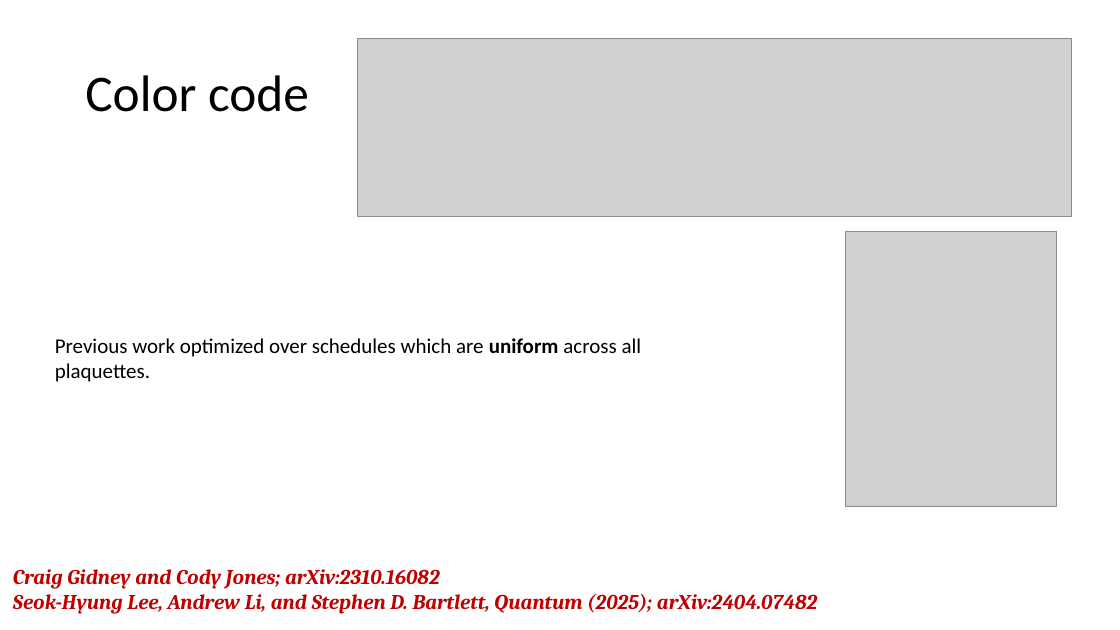
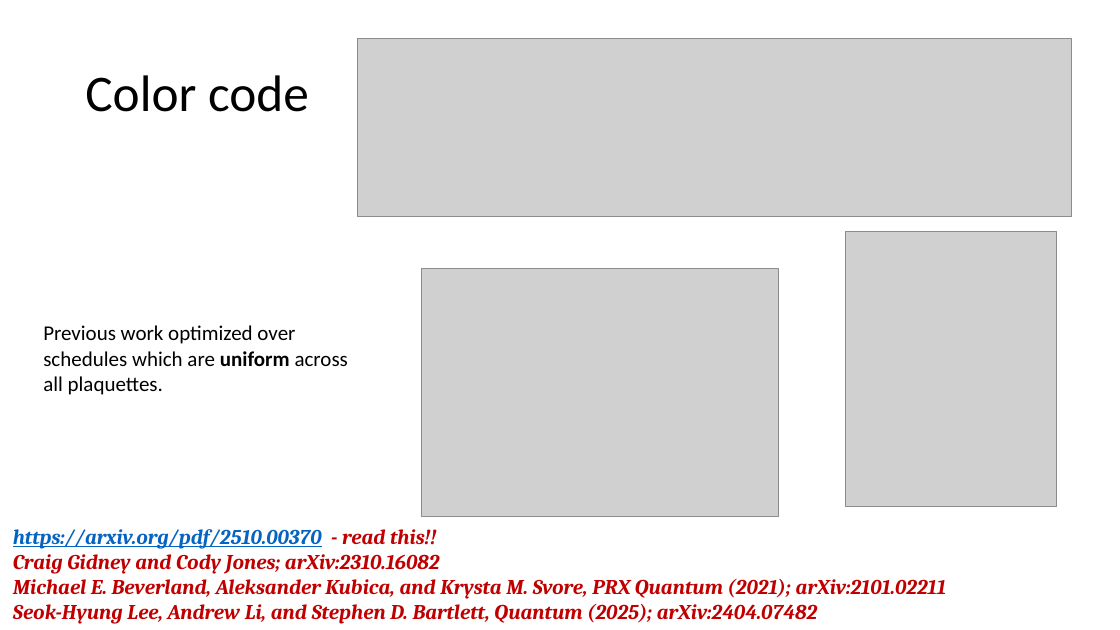
Before and after one commit to kishonyWIS/diagonal_syndrome_extraction_surface_code, a slide deck: slide 14 of Diagonal Schedule.pptx (slide 12 before the commit). Drawn at 1120x630 pixels with LibreOffice and Linux fonts; fonts in the diff are those of the drawing; grey boxes stand for pictures. Boxes give left, top, right and bottom in pixels: in the first picture for what was removed or moved away, otherwise in the second. Text is boxed around its words. In the diff, an @@ line names an element or a change of style, - is before the commit and + after.

Commit message:
Update benchmark, visualization scripts, and documentation
- Update Diagonal Schedule presentation
- Update benchmark_patch_rotation.py and generate_schedule_svgs.py
- Update interface plaquette circuit documentation

```diff
--- a/Diagonal Schedule.pptx
+++ b/Diagonal Schedule.pptx
@@ picture added at (421,269,779,517) @@
@@ text "Previous work optimized over schedules ..." rewrapped from (55,338,642,382) to (43,325,348,395) @@
@@ text "https://arxiv.org/pdf/2510.00370 - read this!!": place and size @@
-text "https://arxiv.org/pdf/2510.00370 - read this!!" at (13,569,817,614)
+text "https://arxiv.org/pdf/2510.00370 - read this!!" at (13,529,946,624)
@@ text at (13,529,437,549): paragraph added @@
+https://arxiv.org/pdf/2510.00370 - read this!!
@@ text at (13,579,946,599): paragraph added @@
+Michael E. Beverland, Aleksander Kubica, and Krysta M. Svore, PRX Quantum (2021); arXiv:2101.02211
```
Also in this commit, not shown: 7 other slides changed, 3 slides added, 1 slide removed, 4 other files.
